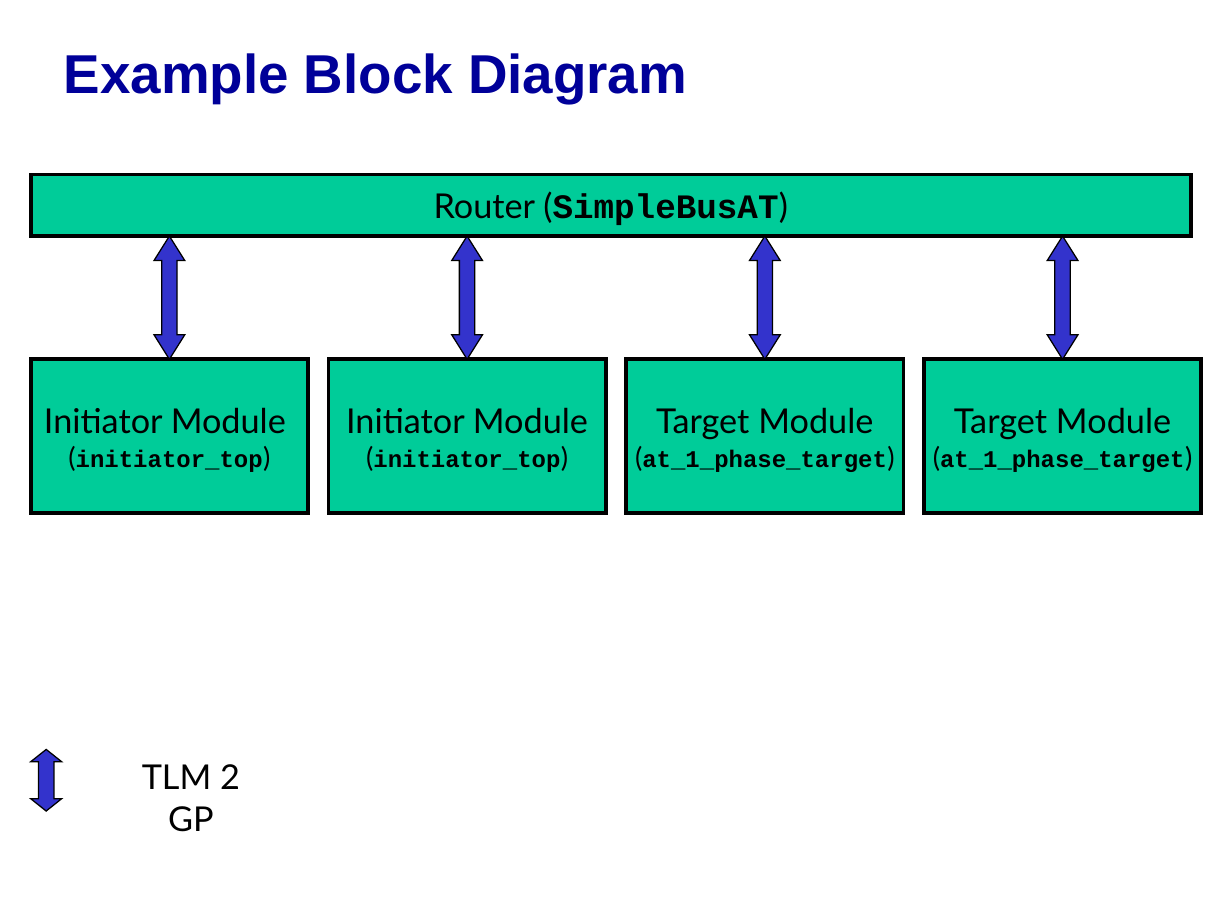
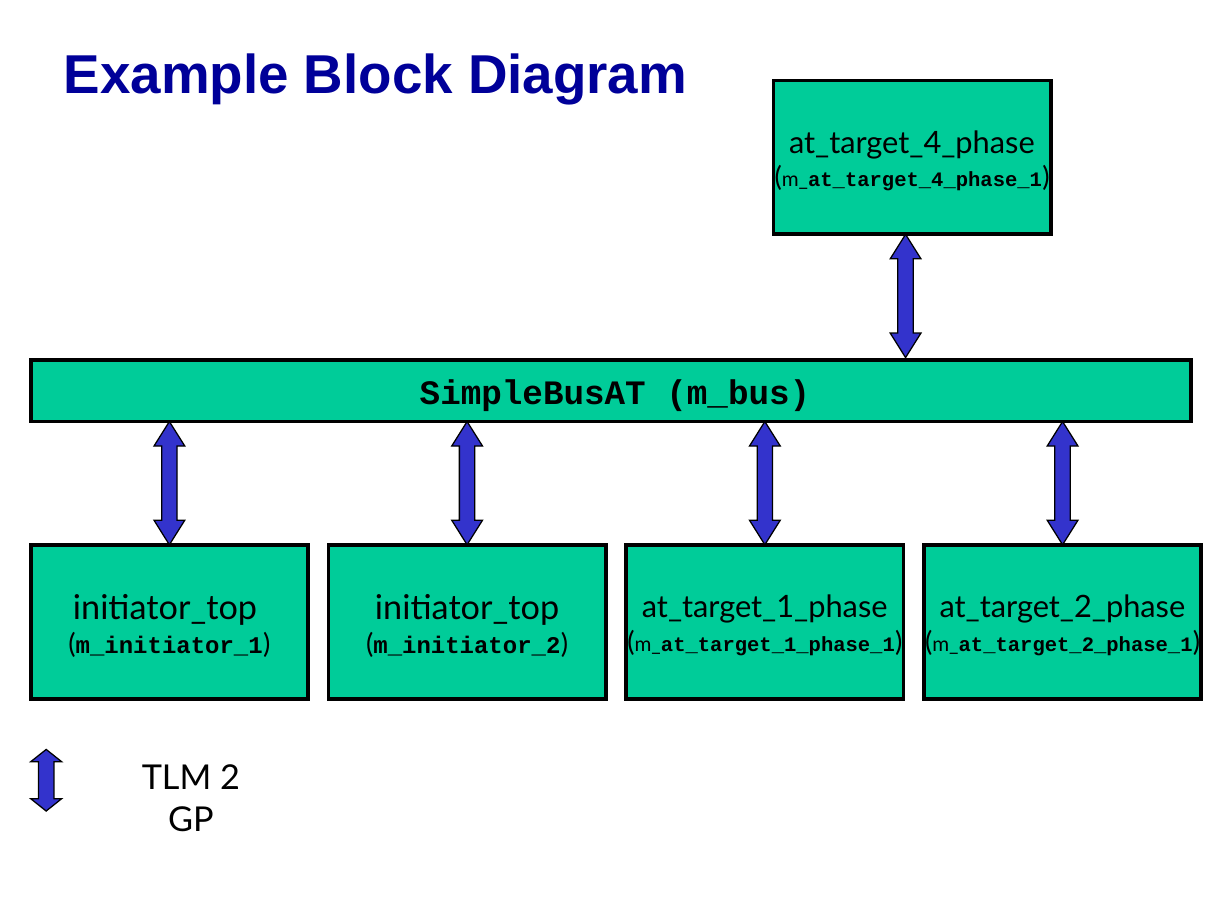
Before and after one commit to accellera-official/systemc, a slide deck: slide 3 of examples/tlm/at_mixed_targets/docs/at_mixed_targets_example.ppt. Drawn at 1232x924 pixels with LibreOffice and Linux fonts; fonts in the diff are those of the drawing; background and template pictures are left out. Boxes give left, top, right and bottom in pixels: in the first picture for what was removed or moved away, otherwise in the second. Text is boxed around its words. In the diff, an @@ line names an element or a change of style, - is before the commit and + after.

Commit message:
Improvements to AT examples - needs review

```diff
--- a/examples/tlm/at_mixed_targets/docs/at_mixed_targets_example.ppt
+++ b/examples/tlm/at_mixed_targets/docs/at_mixed_targets_example.ppt
@@ rectangle added at [774,80,1051,234], fill #00CC99, outline #000000 2.24 pt, 12 pt, text #000000 @@
+at_target_4_phase
+(m_at_target_4_phase_1)
@@ up down arrow added at [891,234,922,357], fill #3333CC, outline #000000 0.74 pt @@
@@ text in rectangle at [420,379,810,411]: text changed @@
-Router (SimpleBusAT)
+SimpleBusAT (m_bus)
@@ 5 rectangles, 4 up down arrows: place and size @@
-5 rectangles, 4 up down arrows at [31,175,1201,514]
+5 rectangles, 4 up down arrows at [31,360,1201,699]
@@ text in rectangle at [73,594,263,656]: text changed @@
-Initiator Module
-(initiator_top)
+initiator_top
+(m_initiator_1)
@@ text in rectangle at [373,594,560,656]: text changed @@
-Initiator Module
-(initiator_top)
+initiator_top
+(m_initiator_2)
@@ text in rectangle at [635,594,895,656]: text changed; size 14 to 12 pt; font Courier New to Lato; bold off @@
-Target Module
-(at_1_phase_target)
+at_target_1_phase
+(m_at_target_1_phase_1)
@@ text in rectangle at [932,594,1192,656]: text changed; size 14 to 12 pt; font Courier New to Lato; bold off @@
-Target Module
-(at_1_phase_target)
+at_target_2_phase
+(m_at_target_2_phase_1)
```
Also in this commit, not shown: 4 other slides changed, 5 slides added, 1 slide removed, 32 other files.
